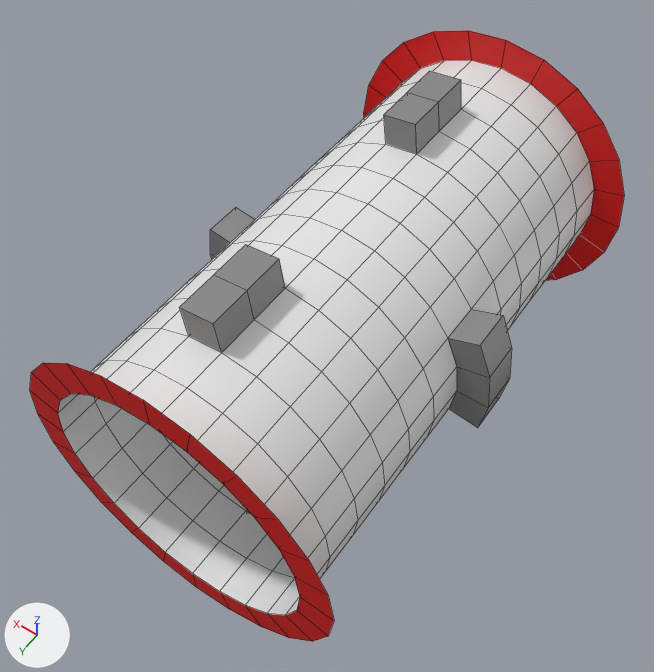
The FBX model Assets/Meshes/Levels/Level_2.fbx, before and after one commit.
The view is the same before and after, from a camera (50 mm lens) standing at (-7.89, 12.11, 17.52) and looking at (0.24, 0.73, -0.36). Arrows for +X, +Y and +Z are at lower left; the lights stay in place. Mesh edges are drawn as thin lines. Where no turn or scale is listed for an object, it has been applied to the vertices.

Script lines for the objects in view, before the commit:
```python
me_cylinder = bpy.data.meshes.new('Cylinder')
me_cylinder.from_pydata(...)  # 176 vertices, 102 faces; spans x -4.17..4.17, y -6.67..6.67, z -4.17..4.17
# faces by material slot: [48, 54]
me_cylinder.materials.append(mat_walls)  # red #e70500
me_cylinder.materials.append(mat_obstacles)  # grey #868686
me_cylinder_001 = bpy.data.meshes.new('Cylinder.001')
me_cylinder_001.from_pydata(...)  # 336 vertices, 298 faces; spans x -3.33..3.33, y -6.67..6.67, z -3.33..3.33
me_cylinder_001.materials.append(mat_ground_002)  # white #e7e7e7
ob_ground = bpy.data.objects.new('Ground', me_cylinder_001)
ob_ground.location = (0.0, 0.0, 0.0)
ob_walls = bpy.data.objects.new('Walls', me_cylinder)
ob_walls.location = (0.0, 0.0, 0.0)
```
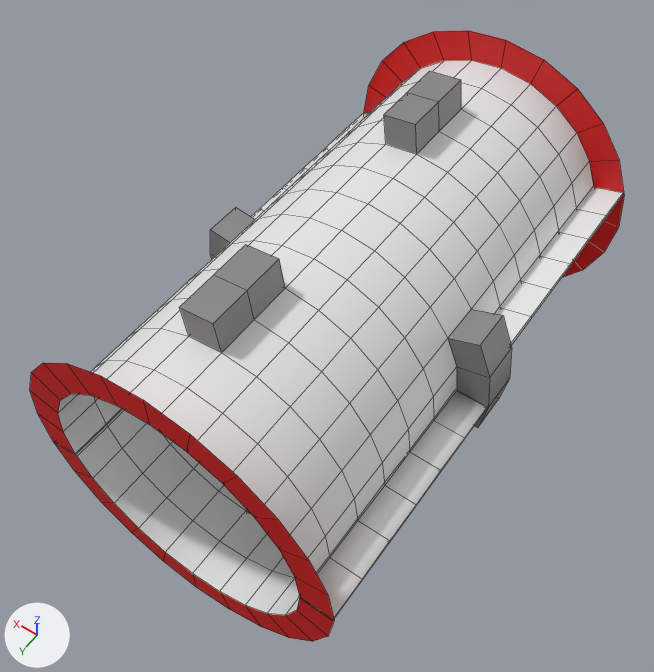
Commit message: -finished graph generation -added graph preview -added dijkstra -added player

Edits to the bpy script that builds the scene:
```text
Add mat_playerforcefields:
    mat_playerforcefields = principled_material('PlayerForcefields')
    mat_playerforcefields.base_color = (0.8, 0.8, 0.8)  # white #e7e7e7
Add mat_enemyforcefields:
    mat_enemyforcefields = principled_material('EnemyForcefields')
    mat_enemyforcefields.base_color = (0.8, 0.8, 0.8)  # white #e7e7e7
Add me_cylinder_002:
    me_cylinder_002.from_pydata(...)  # 56 vertices, 52 faces; spans x -3.99..3.99, y -6.67..6.67, z -1.15..1.15
    me_cylinder_002.materials.append(mat_playerforcefields)  # white #e7e7e7
Add me_cylinder_003:
    me_cylinder_003.from_pydata(...)  # 56 vertices, 52 faces; spans x -4.14..4.14, y -6.67..6.67, z -0.05..0.05
    me_cylinder_003.materials.append(mat_enemyforcefields)  # white #e7e7e7
Add ob_playerforcefields:
    ob_playerforcefields = bpy.data.objects.new('PlayerForcefields', me_cylinder_002)
    ob_playerforcefields.location = (0.0, 0.0, 0.0)
Add ob_enemyforcefields:
    ob_enemyforcefields = bpy.data.objects.new('EnemyForcefields', me_cylinder_003)
    ob_enemyforcefields.location = (0.0, 0.0, 0.0)
```

Where the change shows, as pixel boxes [x1, y1, x2, y2] in the pictures (654 x 672 px):
'EnemyForcefields', added: after [251, 112, 487, 621]
'PlayerForcefields', added: after [56, 187, 623, 456]
